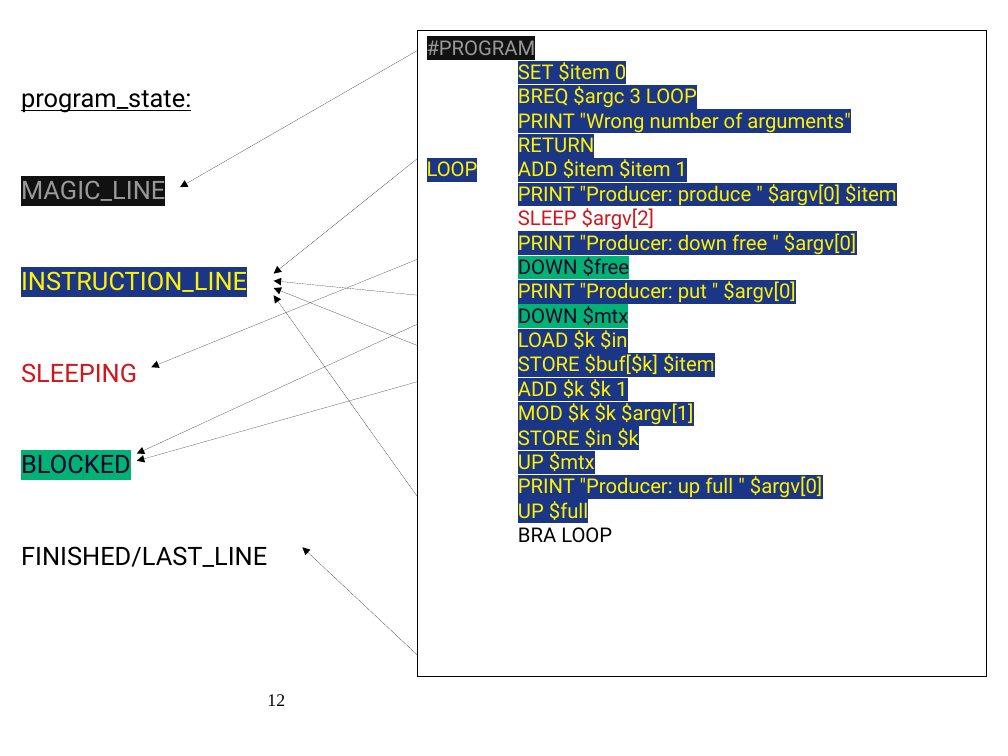
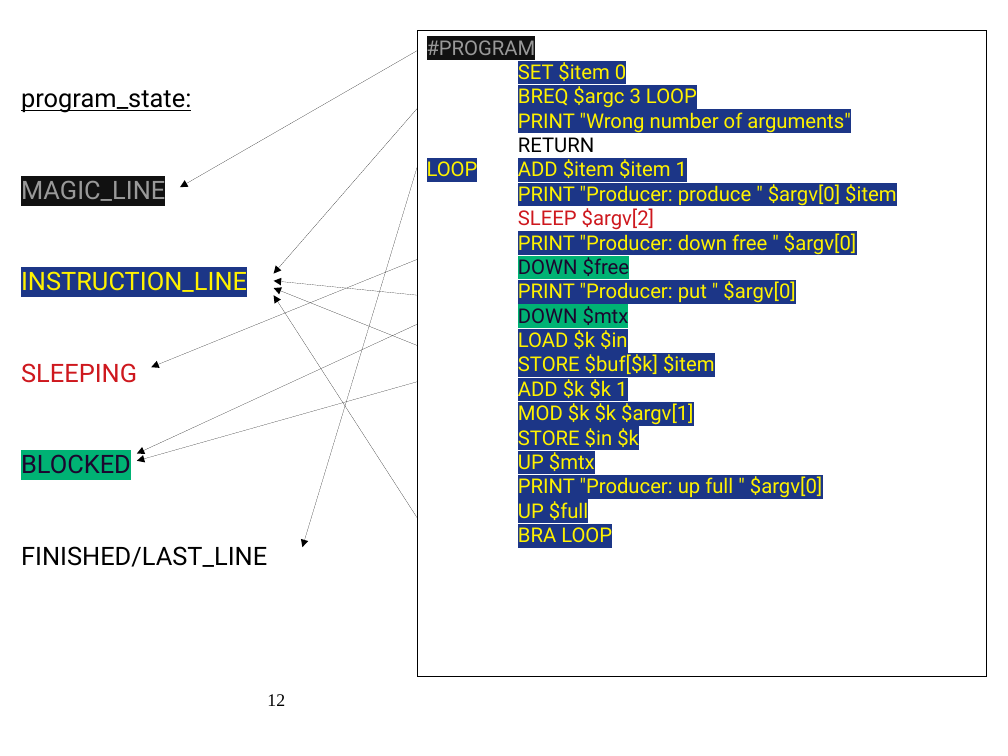
Before and after one commit to Gikoskos/simbly, a slide deck: slide 12 of SimblyPresentation.odp. Drawn at 1008x756 pixels with LibreOffice and Linux fonts; fonts in the diff are those of the drawing. Boxes give left, top, right and bottom in pixels: in the first picture for what was removed or moved away, otherwise in the second. Text is boxed around its words. In the diff, an @@ line names an element or a change of style, - is before the commit and + after.

```diff
--- a/SimblyPresentation.odp
+++ b/SimblyPresentation.odp
@@ arrow moved from (418, 158) - (273, 273) to (418, 108) - (273, 273) @@
@@ text in rectangle at (518,137,612,542): text colour #FFF200 to #000000, highlight #1C3687 to #FFFFFF in "RETURN"; text colour #000000 to #FFF200, highlight none to #1C3687 in "BRA LOOP" @@
@@ arrow moved from (418, 656) - (303, 547) to (418, 166) - (303, 547) @@
@@ arrow moved from (418, 497) - (273, 295) to (418, 519) - (273, 295) @@
```
Also in this commit, not shown: 1 other slide changed, 3 other files.
